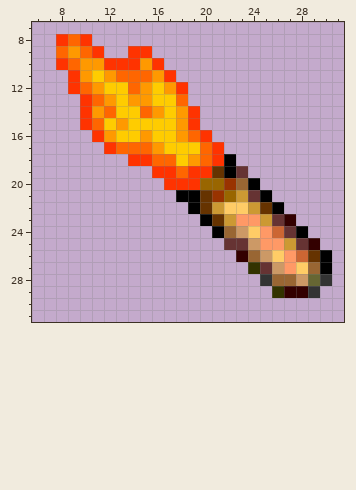
A pixel-art sprite gets an edit: img/torch2a.png. The first picture shows the starting point.
The file is 32x32 pixels. Shown: x 6..31, y 7..31. The old version is drawn lined up with the new one.
After the commit:
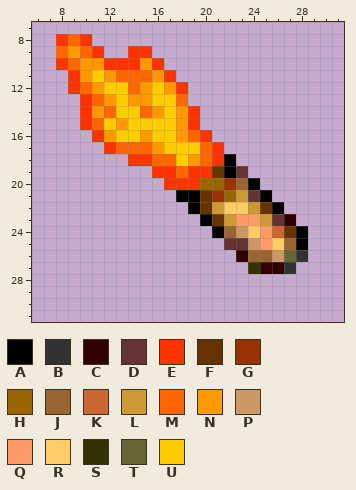
Palette (. is transparent): A #000000  B #333333  C #330000  D #663333  E #ff3300  F #663300  G #993300  H #996600  J #996633  K #cc6633  L #cc9933  M #ff6600  N #ff9900  P #cc9966  Q #ff9966  R #ffcc66  S #333300  T #666633  U #ffcc00
Change:
whole drawing moved by +2,+2 (the old picture is shown already moved)
The edit turns colour D into colour A in row 25 at x 28.
The edit turns colour K into colour B in row 26 at x 28.
The edit turns colour Q into colour B in row 27 at x 27.
The edit turns colour D into colour C in row 27 at x 25.
The edit turns colour P into colour C in row 27 at x 26.
The edit turns colour D into colour F in row 24 at x 27.
The edit turns colour L into colour J in row 25 at x 27.
The edit turns colour P into colour J in row 26 at x 25.
The edit turns colour R into colour P in row 26 at x 26.
The edit turns colour Q into colour R in row 25 at x 26.
The edit turns colour Q into colour T in row 26 at x 27.
The author cleared colour A in rows 26 to 27 at x 30.
The author cleared colour B in row 28 at x 25 and 30; in row 29 at x 29.
The author cleared colour C in row 25 at x 29; in row 29 at x 27 to 28.
The author cleared colour F in row 26 at x 29.
The author cleared colour J in row 27 at x 29; in row 28 at x 26 to 27.
The author cleared colour P in row 28 at x 28.
The author cleared colour R in row 27 at x 28.
The author cleared colour S in row 29 at x 26.
The author cleared colour T in row 28 at x 29.
Where, in picture pixels (left, top, right, bottom), the same in both pictures:
changed: (260, 226, 332, 298)
